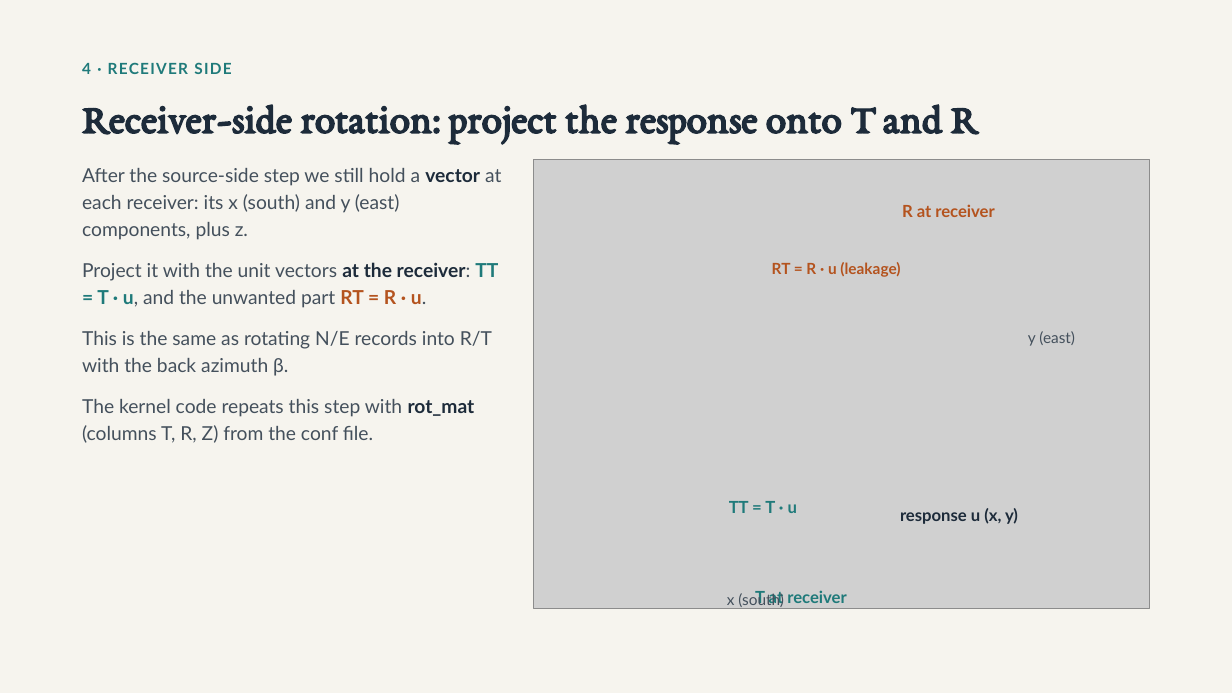
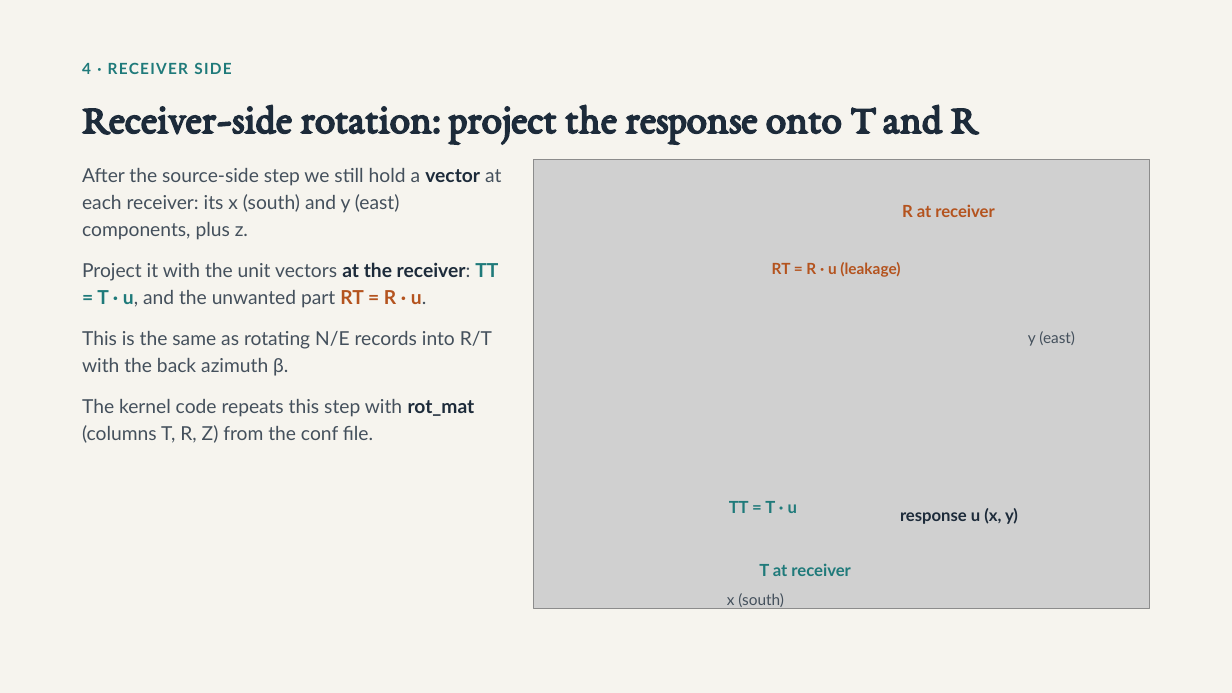
Before and after one commit to xtyangpsp/FWANT, a slide deck: slide 5 of Project_template/tomography_TT/FWANT_TT_notes.pptx. Drawn at 1232x693 pixels with LibreOffice and Linux fonts; fonts in the diff are those of the drawing; grey boxes stand for pictures. Boxes give left, top, right and bottom in pixels: in the first picture for what was removed or moved away, otherwise in the second. Text is boxed around its words. In the diff, an @@ line names an element or a change of style, - is before the commit and + after.

```diff
--- a/Project_template/tomography_TT/FWANT_TT_notes.pptx
+++ b/Project_template/tomography_TT/FWANT_TT_notes.pptx
@@ text "T at receiver" rewrapped from <box>755,590,846,607</box> to <box>759,563,850,576</box> @@
```
Also in this commit, not shown: 1 other slide changed, 3 slides added.
